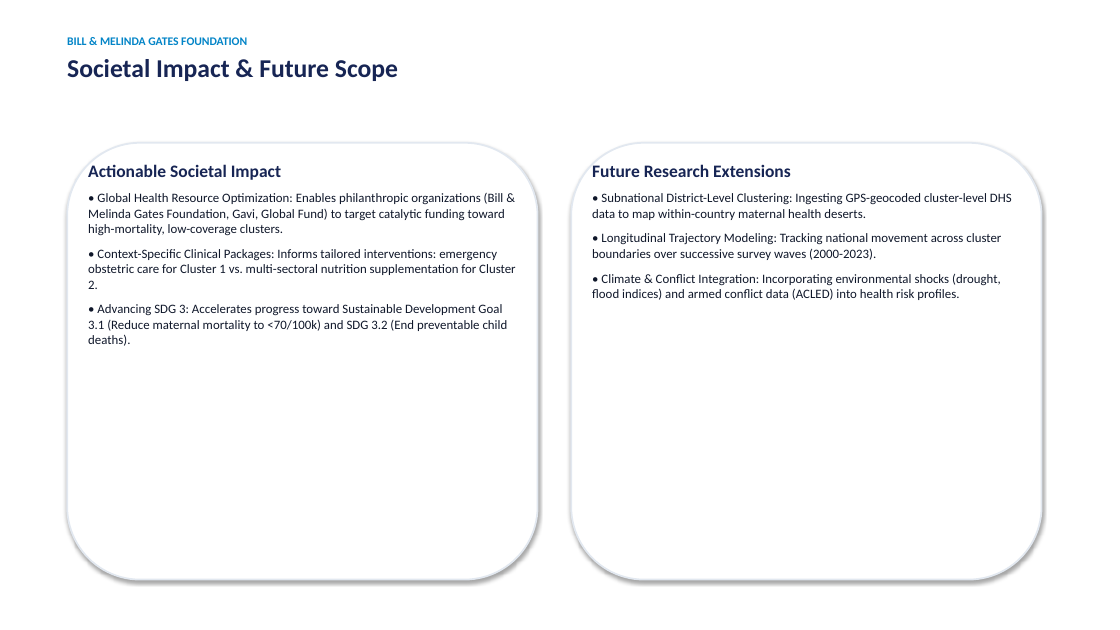
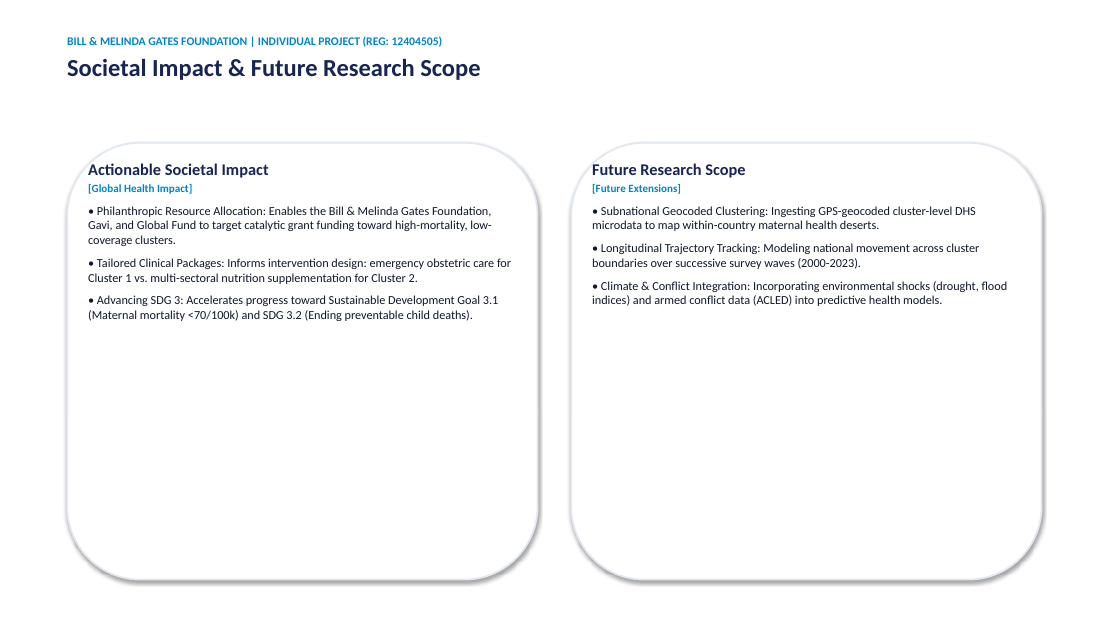
Before and after one commit to Mayank0053/Country-Maternal-Child-Health-Profile-Segmentation-Dashboard--, a slide deck: slide 13 of Country_MCH_Segmentation_Presentation.pptx (slide 14 before the commit). Drawn at 1120x630 pixels with LibreOffice and Linux fonts; fonts in the diff are those of the drawing. Boxes give left, top, right and bottom in pixels: in the first picture for what was removed or moved away, otherwise in the second. Text is boxed around its words. In the diff, an @@ line names an element or a change of style, - is before the commit and + after.

Commit message:
feat: upgrade to dynamic non-static FastAPI backend, light-themed dashboard, root preprocessed data files, and explicit individual project PPT/report

```diff
--- a/Country_MCH_Segmentation_Presentation.pptx
+++ b/Country_MCH_Segmentation_Presentation.pptx
@@ text at [67,36,480,80]: text changed @@
-BILL & MELINDA GATES FOUNDATION
-Societal Impact & Future Scope
+BILL & MELINDA GATES FOUNDATION | INDIVIDUAL PROJECT (REG: 12404505)
+Societal Impact & Future Research Scope
@@ text at [88,163,269,178]: size 15 to 14 pt in "Actionable Societal Impact" @@
@@ text at [592,163,1008,306]: text changed; size 11 to 10.5 pt @@
-Future Research Extensions
-• Subnational District-Level Clustering: Ingesting GPS-geocoded cluster-level DHS data to map within-country maternal health deserts.
-• Longitudinal Trajectory Modeling: Tracking national movement across cluster boundaries over successive survey waves (2000-2023).
-• Climate & Conflict Integration: Incorporating environmental shocks (drought, flood indices) and armed conflict data (ACLED) into health risk profiles.
+Future Research Scope
+[Future Extensions]
+• Subnational Geocoded Clustering: Ingesting GPS-geocoded cluster-level DHS microdata to map within-country maternal health deserts.
+• Longitudinal Trajectory Tracking: Modeling national movement across cluster boundaries over successive survey waves (2000-2023).
+• Climate & Conflict Integration: Incorporating environmental shocks (drought, flood indices) and armed conflict data (ACLED) into predictive health models.
@@ text at [88,184,511,321]: text changed; size 11 to 10.5 pt @@
-• Global Health Resource Optimization: Enables philanthropic organizations (Bill & Melinda Gates Foundation, Gavi, Global Fund) to target catalytic funding toward high-mortality, low-coverage clusters.
-• Context-Specific Clinical Packages: Informs tailored interventions: emergency obstetric care for Cluster 1 vs. multi-sectoral nutrition supplementation for Cluster 2.
-• Advancing SDG 3: Accelerates progress toward Sustainable Development Goal 3.1 (Reduce maternal mortality to <70/100k) and SDG 3.2 (End preventable child deaths).
+[Global Health Impact]
+• Philanthropic Resource Allocation: Enables the Bill & Melinda Gates Foundation, Gavi, and Global Fund to target catalytic grant funding toward high-mortality, low-coverage clusters.
+• Tailored Clinical Packages: Informs intervention design: emergency obstetric care for Cluster 1 vs. multi-sectoral nutrition supplementation for Cluster 2.
+• Advancing SDG 3: Accelerates progress toward Sustainable Development Goal 3.1 (Maternal mortality <70/100k) and SDG 3.2 (Ending preventable child deaths).
```
Also in this commit, not shown: 12 other slides changed, 1 slide added, 2 slides removed, 20 other files.
